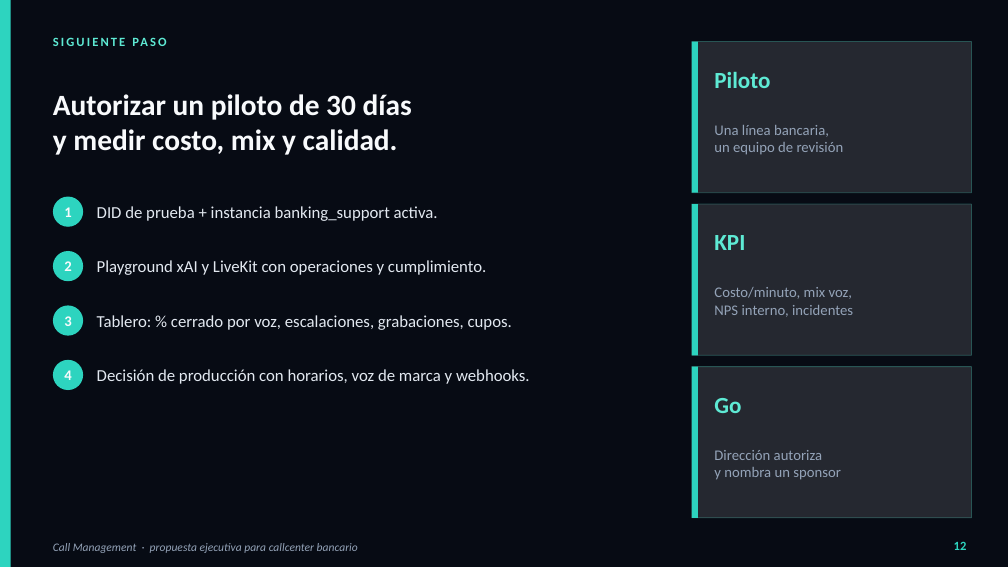
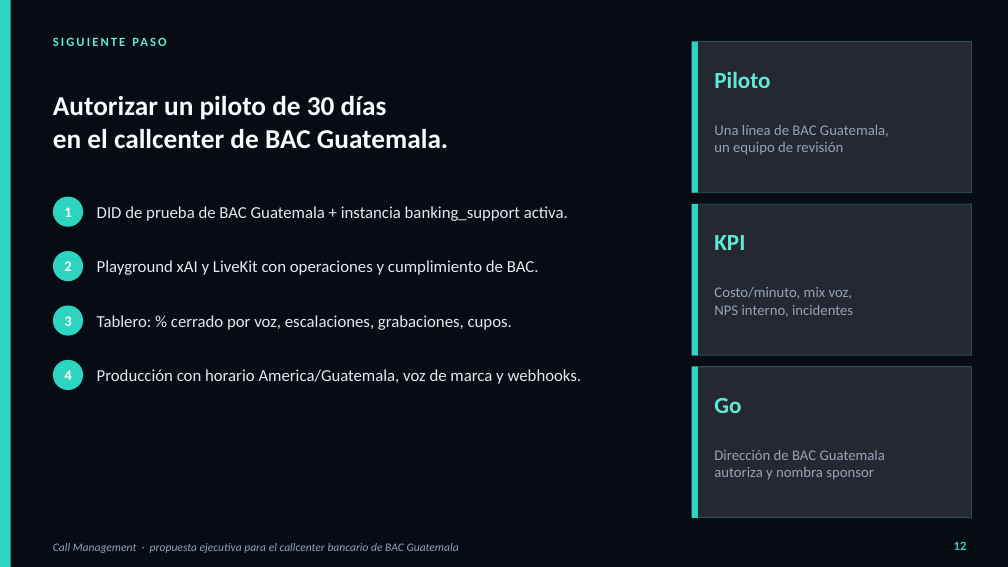
Before and after one commit to Zombie10/CallManagement, a slide deck: slide 12 of docs/Propuesta_Callcenter_Bancario.pptx. Drawn at 1008x567 pixels with LibreOffice and Linux fonts; fonts in the diff are those of the drawing. Boxes give left, top, right and bottom in pixels: in the first picture for what was removed or moved away, otherwise in the second. Text is boxed around its words. In the diff, an @@ line names an element or a change of style, - is before the commit and + after.

Commit message:
docs: retarget executive proposal to BAC Guatemala
HTML and PPTX now address BAC Credomatic Guatemala (Spanish first line,
America/Guatemala calendar, local DID piloto). Cost/benefit ranges stay
illustrative. Tests require BAC + Guatemala in both artifacts.

```diff
--- a/docs/Propuesta_Callcenter_Bancario.pptx
+++ b/docs/Propuesta_Callcenter_Bancario.pptx
@@ text at (x1=53, y1=96, x2=387, y2=120): size 28 to 26 pt in "Autorizar un piloto de 30 días" @@
@@ text at (x1=53, y1=129, x2=448, y2=149): text changed; size 28 to 26 pt @@
-y medir costo, mix y calidad.
+en el callcenter de BAC Guatemala.
@@ text at (x1=714, y1=125, x2=889, y2=137): text changed @@
-Una línea bancaria,
+Una línea de BAC Guatemala,
@@ text at (x1=97, y1=206, x2=568, y2=221): text changed @@
-DID de prueba + instancia banking_support activa.
+DID de prueba de BAC Guatemala + instancia banking_support activa.
@@ text at (x1=97, y1=260, x2=539, y2=275): text changed @@
-Playground xAI y LiveKit con operaciones y cumplimiento.
+Playground xAI y LiveKit con operaciones y cumplimiento de BAC.
@@ text at (x1=97, y1=369, x2=582, y2=384): text changed @@
-Decisión de producción con horarios, voz de marca y webhooks.
+Producción con horario America/Guatemala, voz de marca y webhooks.
@@ text at (x1=714, y1=450, x2=885, y2=480): text changed @@
-Dirección autoriza
-y nombra un sponsor
+Dirección de BAC Guatemala
+autoriza y nombra sponsor
@@ text at (x1=53, y1=543, x2=459, y2=553): text changed @@
-Call Management · propuesta ejecutiva para callcenter bancario
+Call Management · propuesta ejecutiva para el callcenter bancario de BAC Guatemala
```
Also in this commit, not shown: 11 other slides changed, 4 other files.
